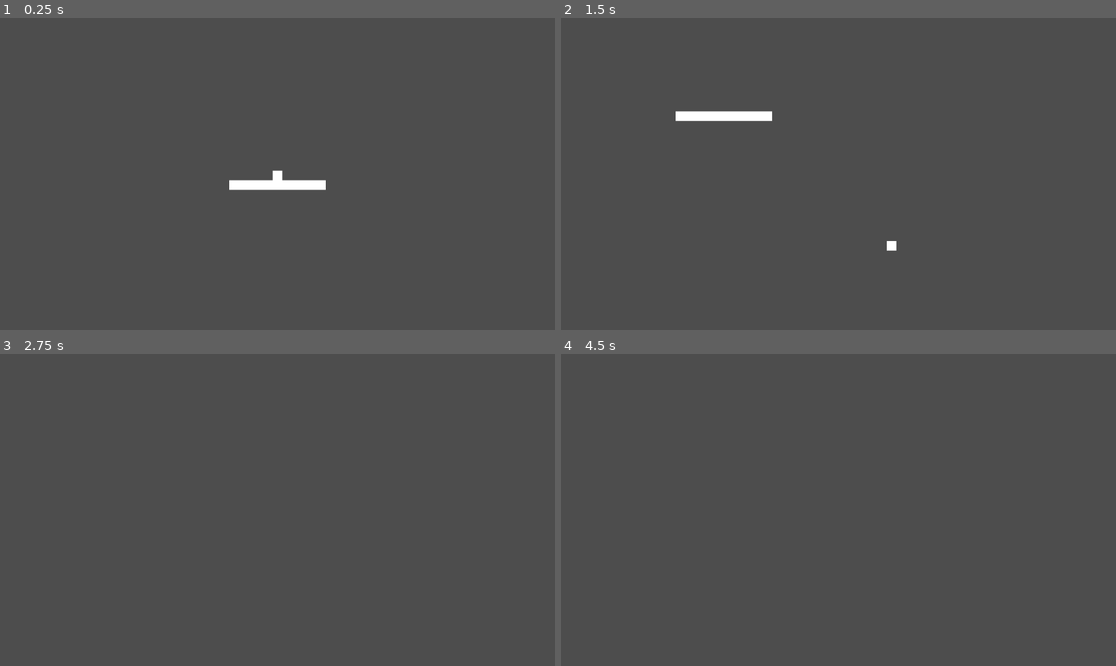
Above: before the commit, frames 1-4 (two rows, left to right).
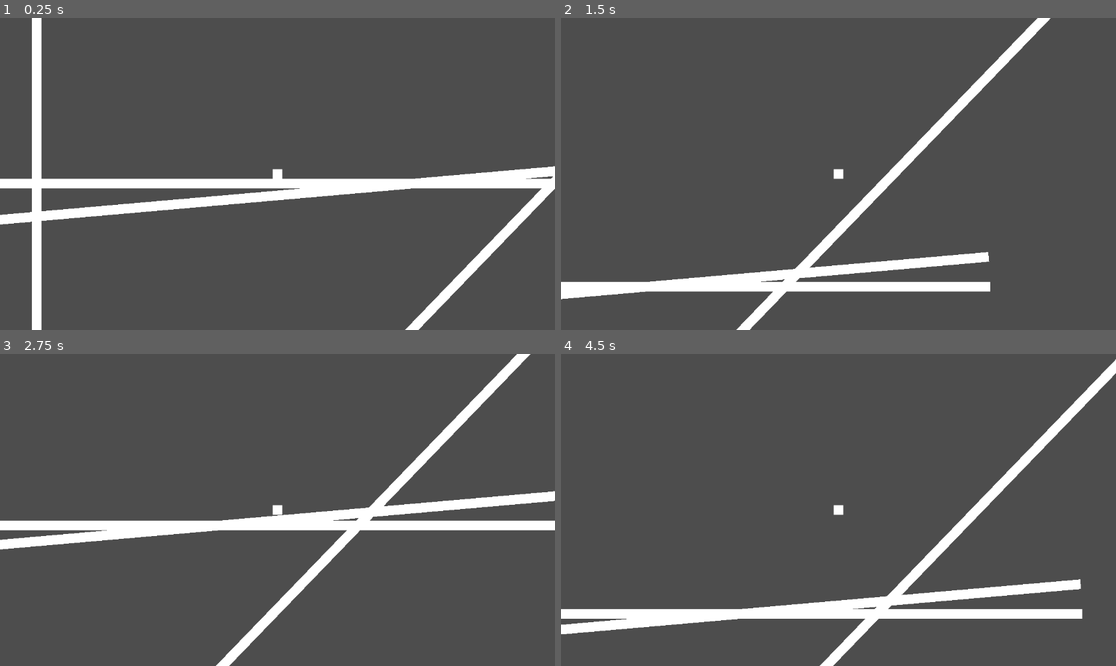
Above: after the commit, the same moments.

Repository: joesobo/BoxV1
Game: Godot game, scene res://main.tscn
Same seed, same stepped clock (60 frames per second), same inputs: the game is played once before the commit and once after it. The project has no main scene, so this scene is started directly.
Inputs:
- Up to frame 1 (0.25 s): no input
- Up to frame 2 (1.5 s): tap Enter at 0.5 s; hold Right (right) from 0.53 s (still down); tap Up (jump) at 0.6, 0.77, 1.07, 1.35 s
- Up to frame 3 (2.75 s): tap Up (jump) at 1.52, 1.82, 2.1 s; release Right (right) at 2.03 s; hold Left (left) from 2.03 s (still down)
- Up to frame 4 (4.5 s): release Left (left) at 2.78 s; hold Right (right) 2.78-4.28 s; tap Up (jump) at 2.85, 3.02, 3.32, 3.6, 3.77, 4.07, 4.35 s; hold Left (left) from 4.28 s (still down)

The runs differ from the first frame. In frame 1, 8.2% of the frame differs, in the area x 0-100%, y 0-100%; in frame 2, 7.4%; in frame 3, 8.3%; in frame 4, 7.6%.

Commit message:
player jump

Diff:
--- a/PlayerController.gd
+++ b/PlayerController.gd
@@ -1,12 +1,19 @@
-extends RigidBody2D
+extends CharacterBody2D
 
-@export var speed = 400
-var velocity = Vector2.ZERO
+@export var speed = 600
+@export var jumpForce = 2000
 
 func get_input():
-	var input_direction = Input.get_vector("left", "right", "jump", "down")
-	velocity = input_direction * speed
+	var horizontal_movement = Input.get_vector("left", "right", "", "")
+	var vertical_movement = Input.get_vector("", "", "jump", "down")
 
-func _physics_process(delta):
+	velocity.x = horizontal_movement.x * speed
+
+	if is_on_floor():
+		velocity.y = vertical_movement.y * jumpForce
+	else:
+		velocity.y += 98
+
+func _physics_process(_delta):
 	get_input()
-	move_and_collide(velocity * delta)
+	move_and_slide()
--- a/main.tscn
+++ b/main.tscn
@@ -1,40 +1,81 @@
 [gd_scene load_steps=6 format=3 uid="uid://wr0bal1t33v5"]
 
 [ext_resource type="Script" path="res://PlayerController.gd" id="1_0ybxj"]
-
-[sub_resource type="CanvasTexture" id="CanvasTexture_wye6p"]
-
-[sub_resource type="RectangleShape2D" id="RectangleShape2D_21sjr"]
-size = Vector2(200, 20)
 
 [sub_resource type="CanvasTexture" id="CanvasTexture_w4ywb"]
 
 [sub_resource type="RectangleShape2D" id="RectangleShape2D_hv0ns"]
 
+[sub_resource type="CanvasTexture" id="CanvasTexture_gde37"]
+
+[sub_resource type="RectangleShape2D" id="RectangleShape2D_vj7qx"]
+size = Vector2(20, 1.9)
+
 [node name="Main" type="Node2D"]
 position = Vector2(559, 325)
 
-[node name="Floor" type="StaticBody2D" parent="."]
+[node name="Players" type="CharacterBody2D" parent="."]
+floor_stop_on_slope = false
+script = ExtResource("1_0ybxj")
+speed = 750
+jumpForce = 1750
 
-[node name="Sprite2D" type="Sprite2D" parent="Floor"]
-position = Vector2(0, 25)
-scale = Vector2(200, 20)
-texture = SubResource("CanvasTexture_wye6p")
+[node name="Camera2D" type="Camera2D" parent="Players"]
 
-[node name="CollisionShape2D" type="CollisionShape2D" parent="Floor"]
-position = Vector2(0, 25)
-shape = SubResource("RectangleShape2D_21sjr")
-
-[node name="Player" type="RigidBody2D" parent="."]
-script = ExtResource("1_0ybxj")
-
-[node name="Camera2D" type="Camera2D" parent="Player"]
-position_smoothing_enabled = true
-position_smoothing_speed = 3.0
-
-[node name="Sprite2D" type="Sprite2D" parent="Player"]
+[node name="Sprite2D" type="Sprite2D" parent="Players"]
 scale = Vector2(20, 20)
 texture = SubResource("CanvasTexture_w4ywb")
 
-[node name="CollisionShape2D" type="CollisionShape2D" parent="Player"]
+[node name="CollisionShape2D" type="CollisionShape2D" parent="Players"]
 shape = SubResource("RectangleShape2D_hv0ns")
+
+[node name="Floor3" type="StaticBody2D" parent="."]
+position = Vector2(500, 100)
+rotation = -0.802851
+
+[node name="Sprite2D" type="Sprite2D" parent="Floor3"]
+scale = Vector2(2000, 20)
+texture = SubResource("CanvasTexture_gde37")
+
+[node name="CollisionShape2D" type="CollisionShape2D" parent="Floor3"]
+position = Vector2(2.08165e-12, 2.08165e-12)
+scale = Vector2(100, 10)
+shape = SubResource("RectangleShape2D_vj7qx")
+
+[node name="Floor2" type="StaticBody2D" parent="."]
+position = Vector2(0, 50)
+rotation = -0.0872665
+
+[node name="Sprite2D" type="Sprite2D" parent="Floor2"]
+scale = Vector2(2000, 20)
+texture = SubResource("CanvasTexture_gde37")
+
+[node name="CollisionShape2D" type="CollisionShape2D" parent="Floor2"]
+position = Vector2(2.08165e-12, 2.08165e-12)
+scale = Vector2(100, 10)
+shape = SubResource("RectangleShape2D_vj7qx")
+
+[node name="Floor" type="StaticBody2D" parent="."]
+position = Vector2(2.08165e-12, 25)
+
+[node name="Sprite2D" type="Sprite2D" parent="Floor"]
+scale = Vector2(2000, 20)
+texture = SubResource("CanvasTexture_gde37")
+
+[node name="CollisionShape2D" type="CollisionShape2D" parent="Floor"]
+position = Vector2(2.08165e-12, 2.08165e-12)
+scale = Vector2(100, 10)
+shape = SubResource("RectangleShape2D_vj7qx")
+
+[node name="Floor4" type="StaticBody2D" parent="."]
+position = Vector2(-500, 2.08165e-12)
+rotation = 1.5708
+
+[node name="Sprite2D" type="Sprite2D" parent="Floor4"]
+scale = Vector2(2000, 20)
+texture = SubResource("CanvasTexture_gde37")
+
+[node name="CollisionShape2D" type="CollisionShape2D" parent="Floor4"]
+position = Vector2(2.08165e-12, 2.08165e-12)
+scale = Vector2(100, 10)
+shape = SubResource("RectangleShape2D_vj7qx")
